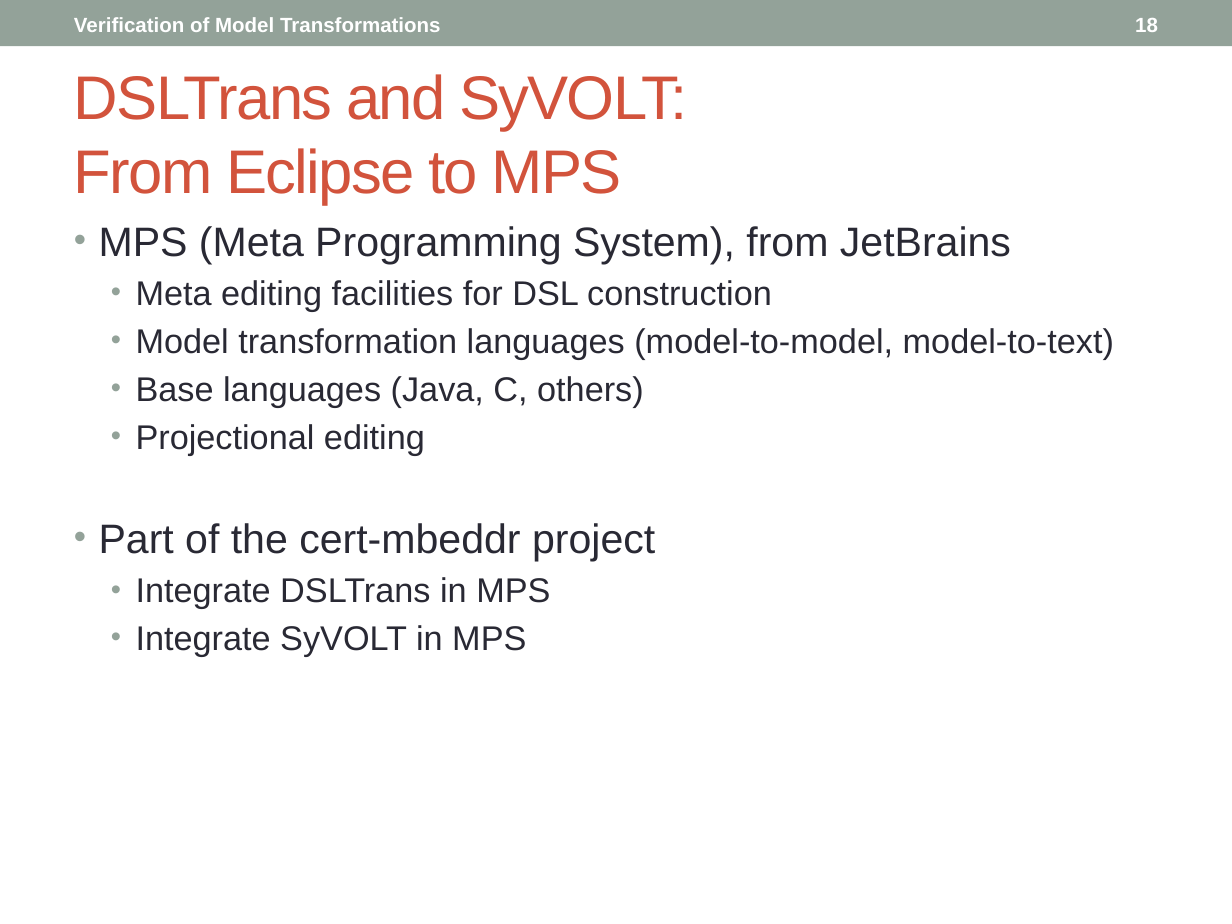
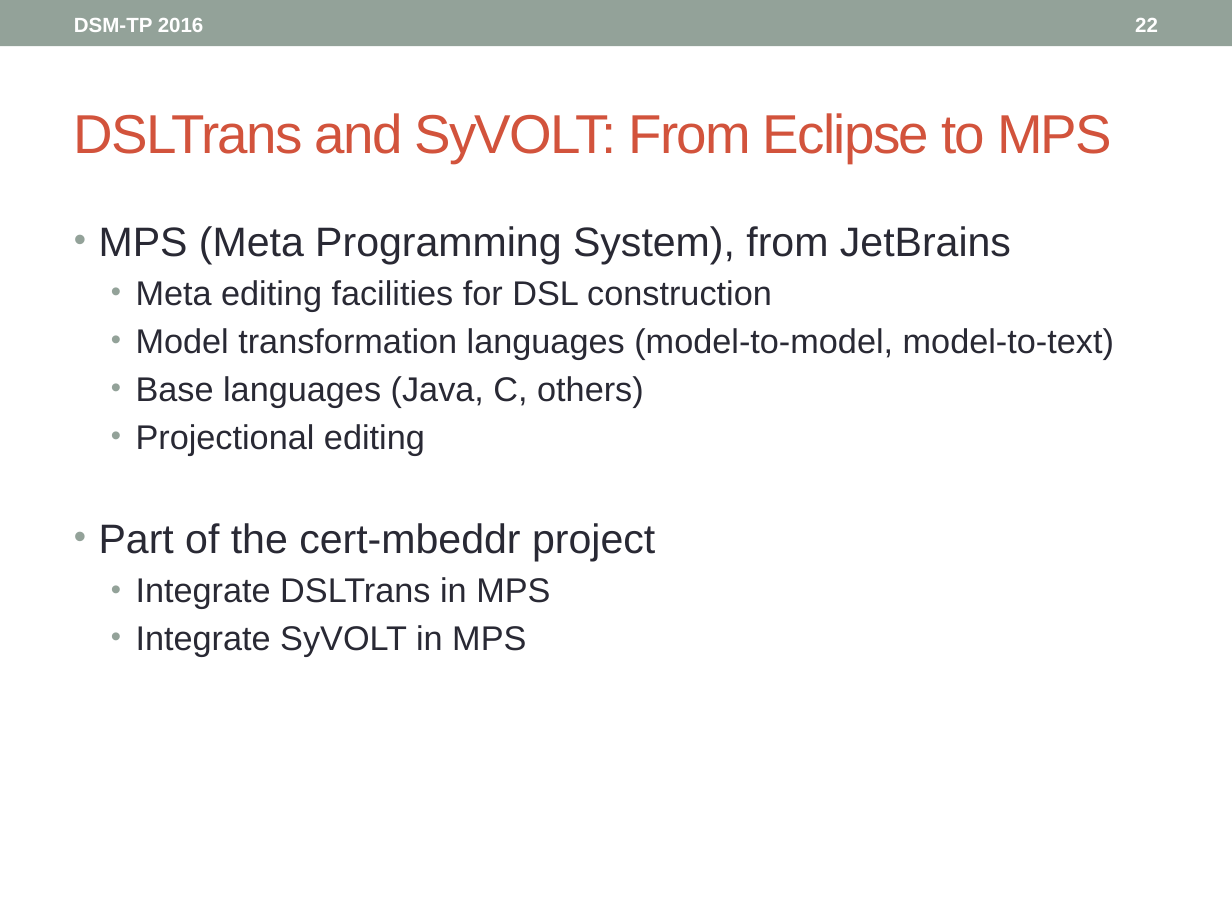
Before and after one commit to levilucio/SyVOLTDocuments, a slide deck: slide 22 of presentations/DSM-TP_2016.pptx (slide 18 before the commit). Drawn at 1232x924 pixels with LibreOffice and Linux fonts; fonts in the diff are those of the drawing. Boxes give left, top, right and bottom in pixels: in the first picture for what was removed or moved away, otherwise in the second. Text is boxed around its words. In the diff, an @@ line names an element or a change of style, - is before the commit and + after.

```diff
--- a/presentations/DSM-TP_2016.pptx
+++ b/presentations/DSM-TP_2016.pptx
@@ text at <box>74,18,204,32</box>: text changed @@
-Verification of Model Transformations
+DSM-TP 2016
@@ page number at <box>1135,18,1158,32</box>: text changed @@
-18
+22
@@ title "DSLTrans and SyVOLT: From Eclipse ..." at <box>74,113,1112,163</box>: size 36 to 32 pt @@
```
Also in this commit, not shown: 25 other slides changed, 8 slides added.
